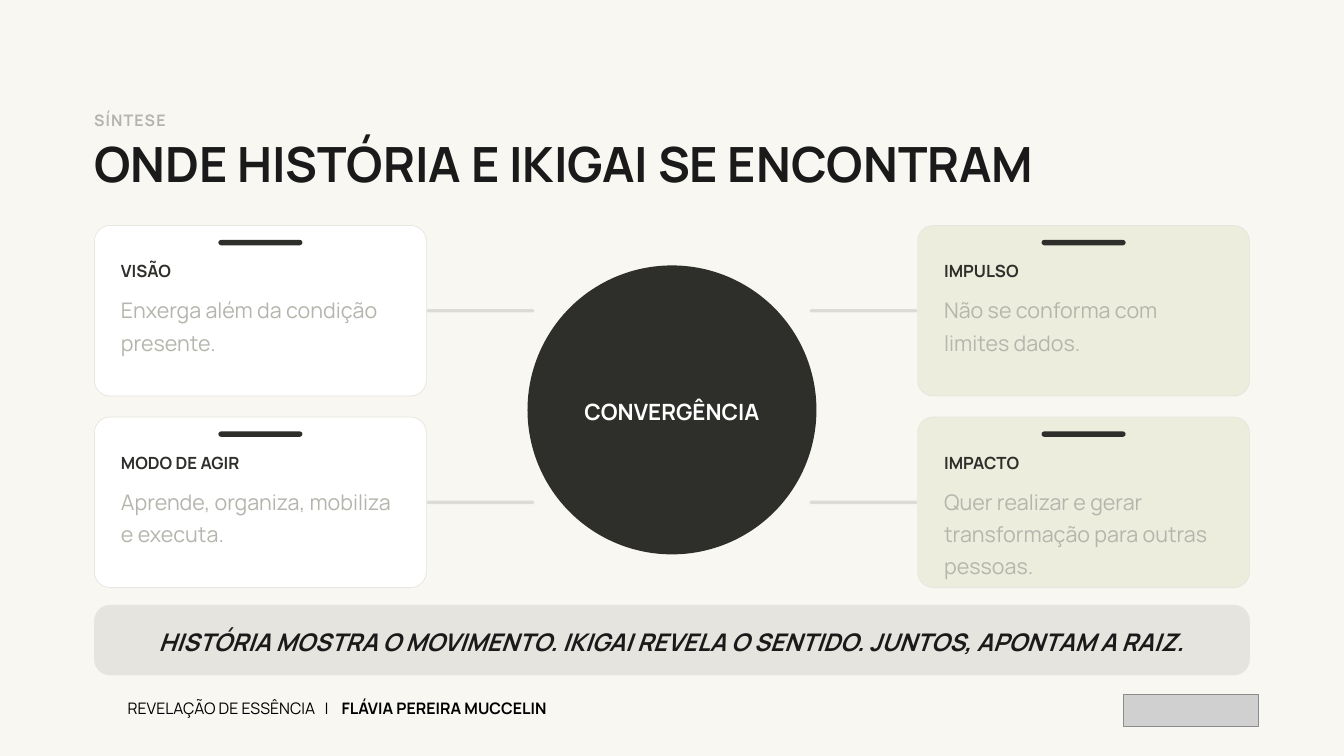
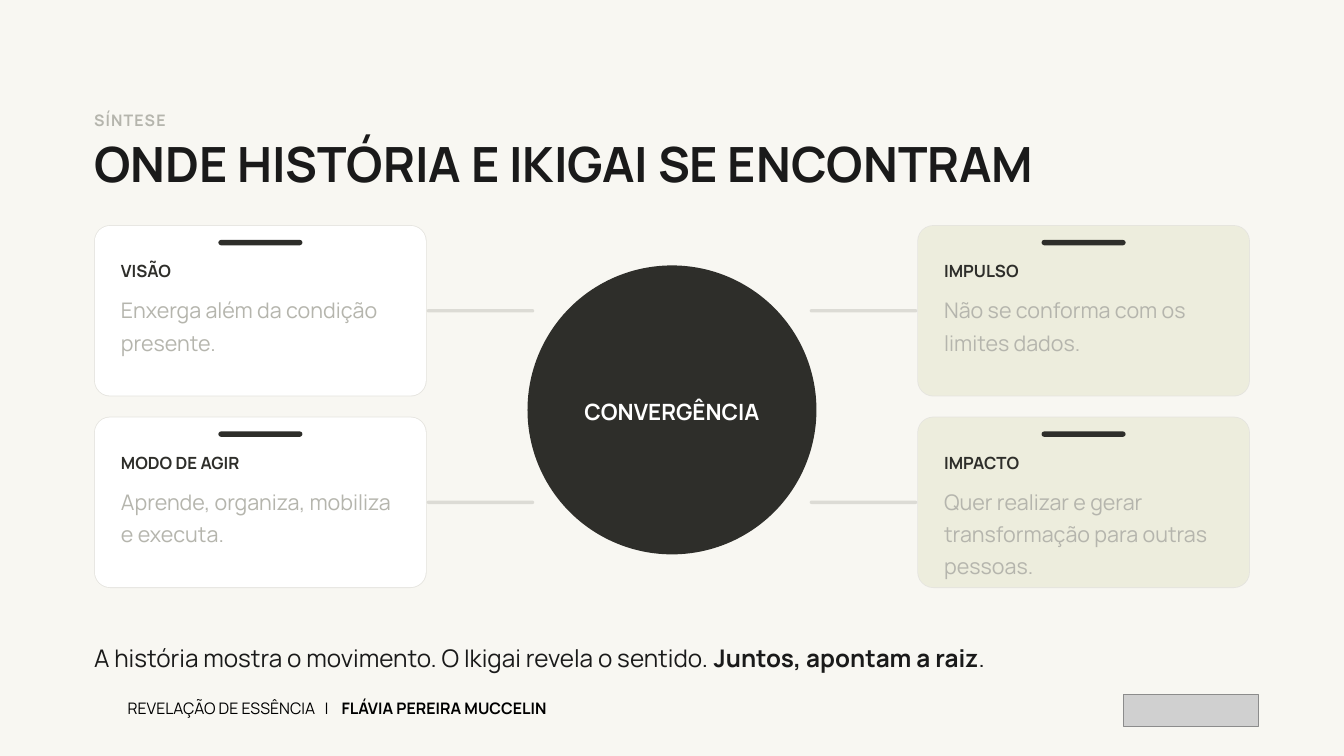
Before and after one commit to kellyalbertkabrand/Apresentacao_Revelacao_de_Essencia, a slide deck: slide 22 of Revelacao-de-Essencia-Flavia-Pereira-Muccelin.pptx (slide 16 before the commit). Drawn at 1344x756 pixels with LibreOffice and Linux fonts; fonts in the diff are those of the drawing; grey boxes stand for pictures. Boxes give left, top, right and bottom in pixels: in the first picture for what was removed or moved away, otherwise in the second. Text is boxed around its words. In the diff, an @@ line names an element or a change of style, - is before the commit and + after.

```diff
--- a/Revelacao-de-Essencia-Flavia-Pereira-Muccelin.pptx
+++ b/Revelacao-de-Essencia-Flavia-Pereira-Muccelin.pptx
@@ text at [944, 302, 1186, 351]: text changed @@
-Não se conforma com limites dados.
+Não se conforma com os limites dados.
@@ rounded rectangle removed at [94, 605, 1250, 675] @@
@@ text at [94, 648, 985, 673]: text changed; bold off; italic off @@
-HISTÓRIA MOSTRA O MOVIMENTO. IKIGAI REVELA O SENTIDO. JUNTOS, APONTAM A RAIZ.
+A história mostra o movimento. O Ikigai revela o sentido. Juntos, apontam a raiz.
@@ text "A história mostra o movimento. ..." at [94, 648, 985, 673]: vertical alignment middle to top @@
```
Also in this commit, not shown: 16 other slides changed, 7 slides added, 1 other file.
